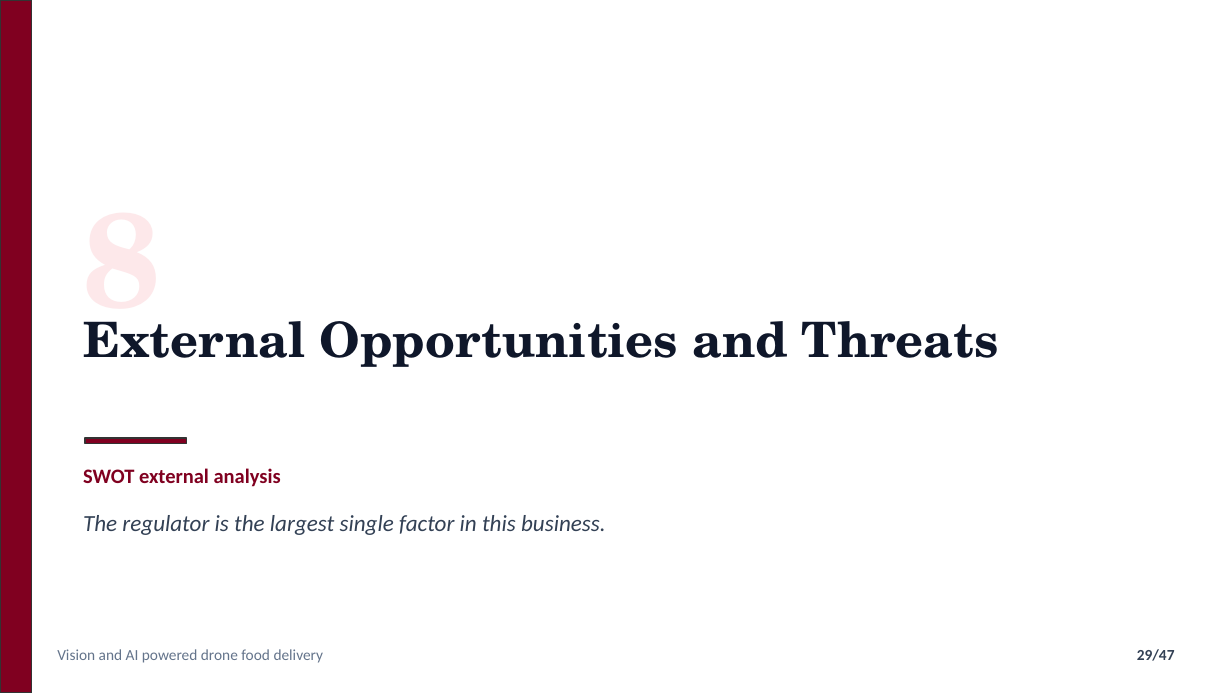
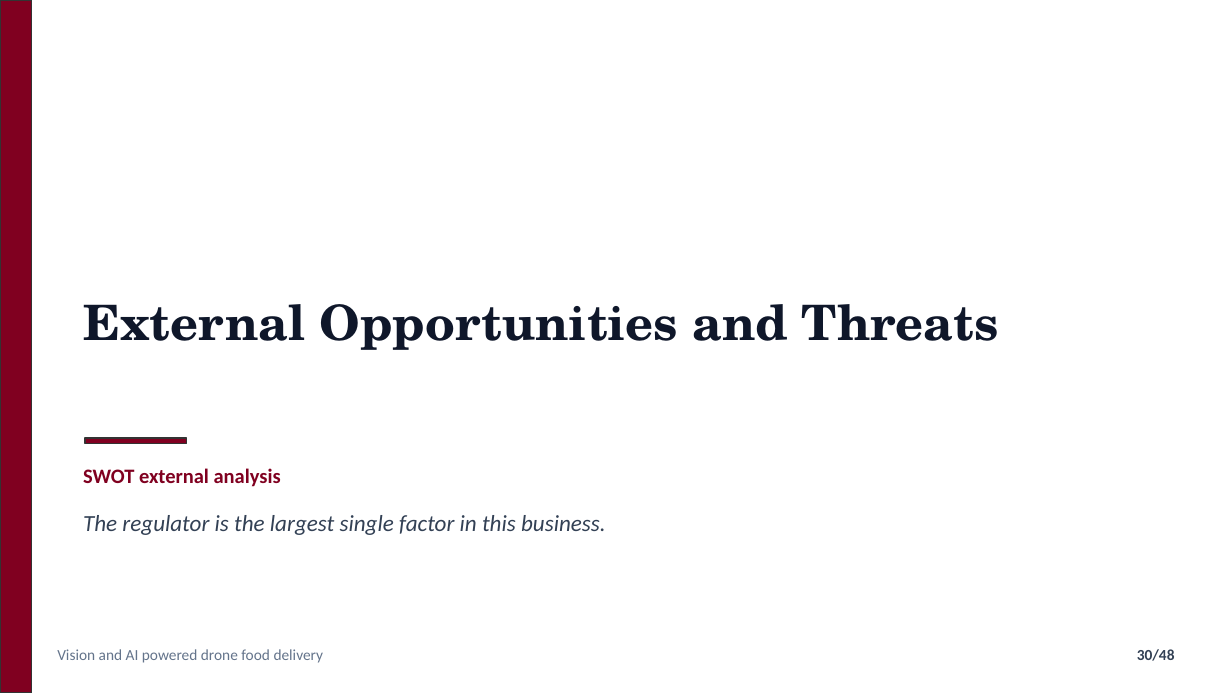
Before and after one commit to nafiskabbo/presentation-hum, a slide deck: slide 30 of output/AeroSetu_Group_Presentation-v1.pptx (slide 29 before the commit). Drawn at 1232x693 pixels with LibreOffice and Linux fonts; fonts in the diff are those of the drawing. Boxes give left, top, right and bottom in pixels: in the first picture for what was removed or moved away, otherwise in the second. Text is boxed around its words. In the diff, an @@ line names an element or a change of style, - is before the commit and + after.

```diff
--- a/output/AeroSetu_Group_Presentation-v1.pptx
+++ b/output/AeroSetu_Group_Presentation-v1.pptx
@@ text "External Opportunities and Threats": place and size @@
-text "External Opportunities and Threats" at (83, 321, 999, 367)
+text "External Opportunities and Threats" at (83, 304, 999, 350)
@@ text "External Opportunities and Threats" at (83, 304, 999, 350): vertical alignment top to middle @@
@@ text removed at (83, 321, 160, 351) @@
-8
@@ page number at (1137, 649, 1175, 661): text changed @@
-29/47
+30/48
```
Also in this commit, not shown: 13 other slides changed, 2 slides added, 1 slide removed, 5 other files.
